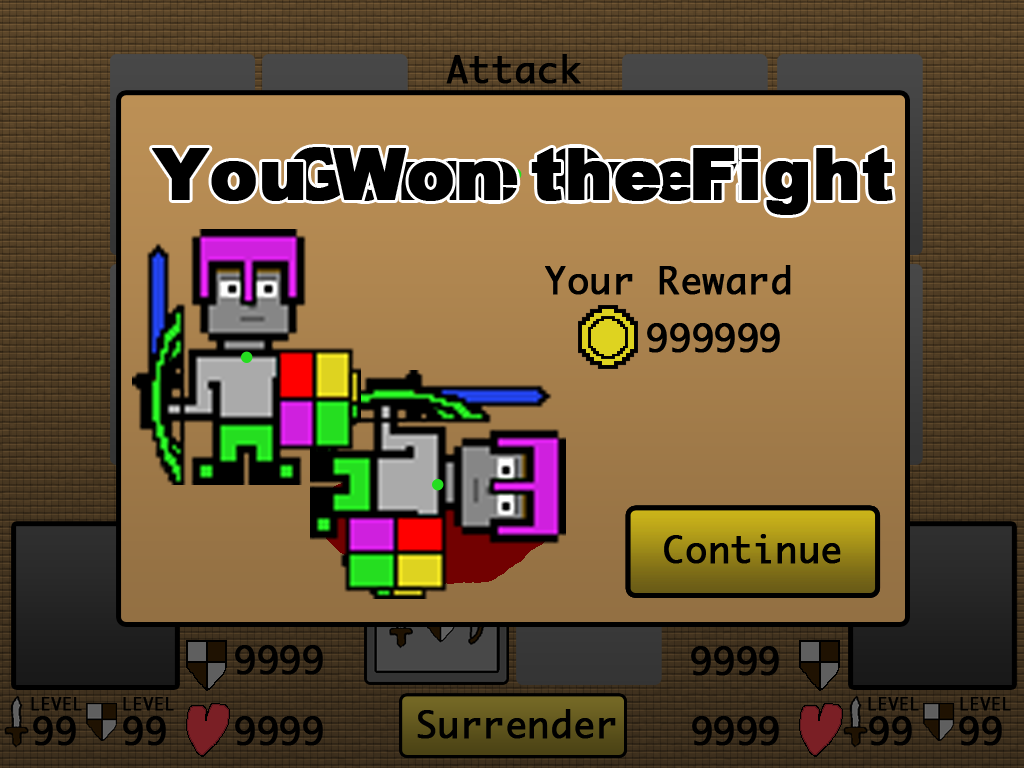
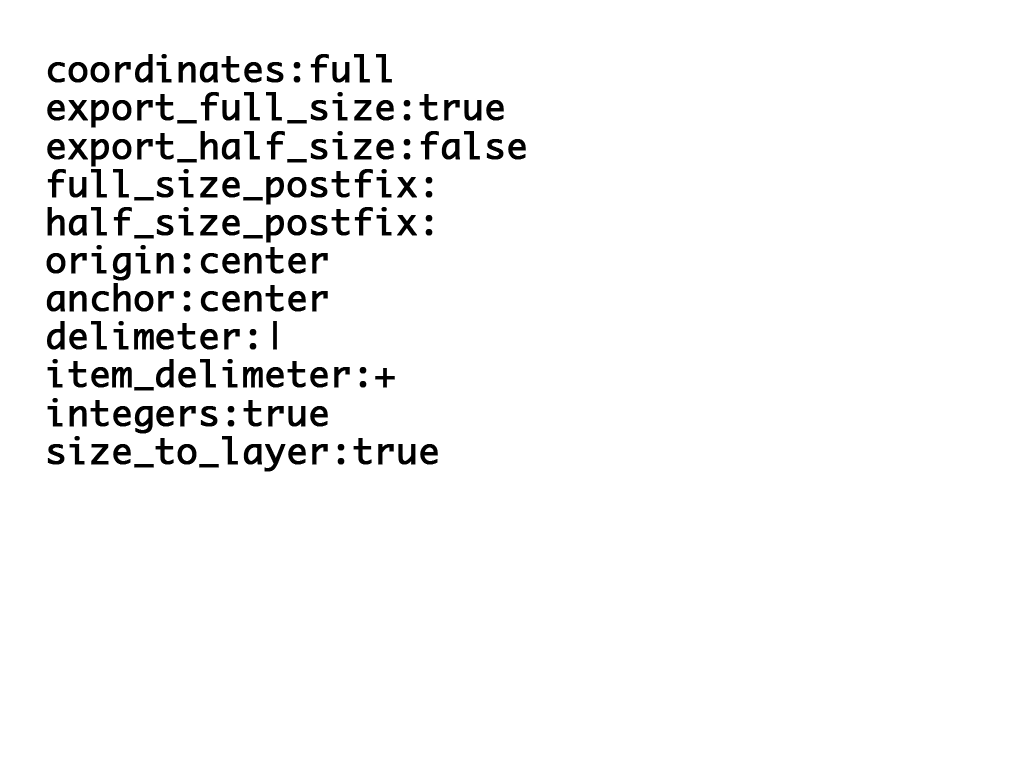
The second 1024px x 768px image is a revision of the first. Changes to its layers:
added layer "options" above "guide options" over [46, 54, 526, 472]
added layer "guide options" above "non bg" over [0, 0, 1024, 768]
